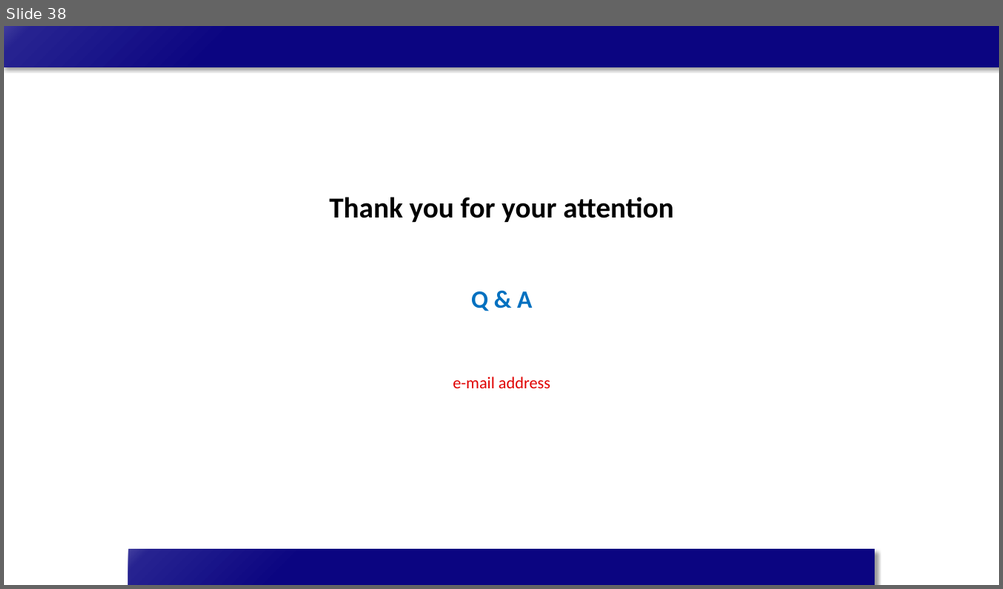
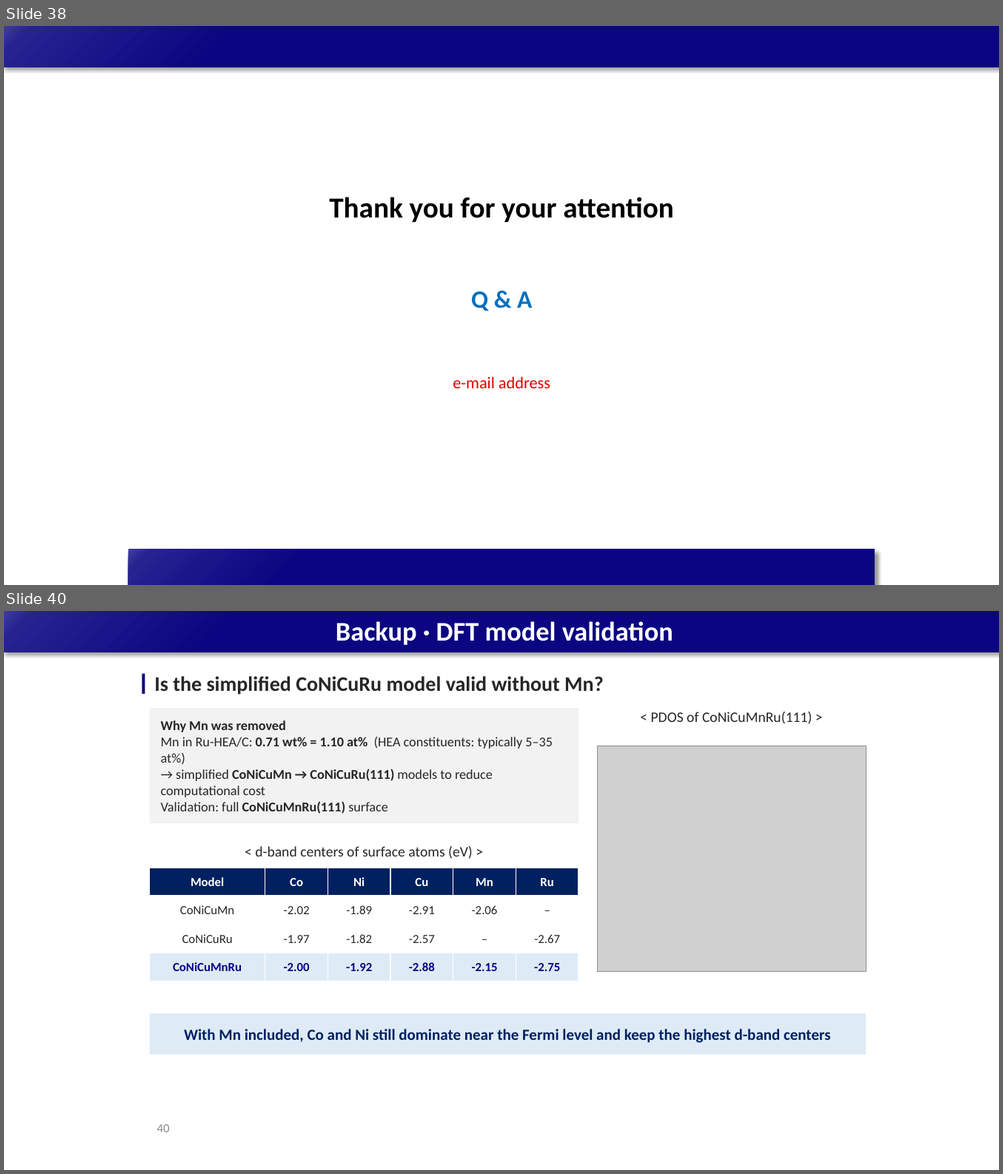
Before and after one commit to limsj0204/letter, a slide deck: 학위논문_디펜스_발표자료_5시료.pptx. Shown one above the other, each under a label of ours: slide 38 before the commit, slides 38 and 40 after it; the slides between them are not shown. The pictures are 1003x589 and 1003x1174 pixels, drawn with LibreOffice and Linux fonts; fonts in the diff are those of the drawing; grey boxes stand for pictures. Boxes give left, top, right and bottom in pixels: in the first picture for what was removed or moved away, otherwise in the second. Text is boxed around its words. In the diff, an @@ line names an element or a change of style, - is before the commit and + after.

```diff
--- a/학위논문_디펜스_발표자료_5시료.pptx
+++ b/학위논문_디펜스_발표자료_5시료.pptx
@@ slide 40 added at [4,611,999,1170], background #FFFFFF; not listed: 1 template element that a slide beside it also shows @@
@@ title added at [336,621,673,645], 26 pt, text #FFFFFF, bold @@
+Backup · DFT model validation
@@ rectangle added at [142,674,145,694], fill #0B0581 @@
@@ text added at [154,676,603,695], 20 pt, text #262626, bold @@
+Is the simplified CoNiCuRu model valid without Mn?
@@ rectangle added at [150,708,578,823], fill #F2F2F2, 13 pt, text #262626 @@
+Why Mn was removed
+Mn in Ru-HEA/C: 0.71 wt% = 1.10 at% (HEA constituents: typically 5–35 at%)
+→ simplified CoNiCuMn → CoNiCuRu(111) models to reduce computational cost
+Validation: full CoNiCuMnRu(111) surface
@@ text added at [651,712,812,724], 14 pt, text #262626 @@
+< PDOS of CoNiCuMnRu(111) >
@@ picture added at [597,746,866,971] @@
@@ text added at [255,846,472,859], 14 pt, text #262626 @@
+< d-band centers of surface atoms (eV) >
@@ table added at [150,869,578,982], 4 rows, 6 columns @@
+Model | Co | Ni | Cu | Mn | Ru
+CoNiCuMn | -2.02 | -1.89 | -2.91 | -2.06 | –
+CoNiCuRu | -1.97 | -1.82 | -2.57 | – | -2.67
+CoNiCuMnRu | -2.00 | -1.92 | -2.88 | -2.15 | -2.75
@@ rectangle added at [150,1014,866,1055], fill #DEEBF7, 15 pt, text #002060, bold @@
+With Mn included, Co and Ni still dominate near the Fermi level and keep the highest d-band centers
@@ page number added at [157,1125,170,1133], 12 pt, text #8C8C8C @@
+40
```
Also in this commit, not shown: 3 other slides added.
